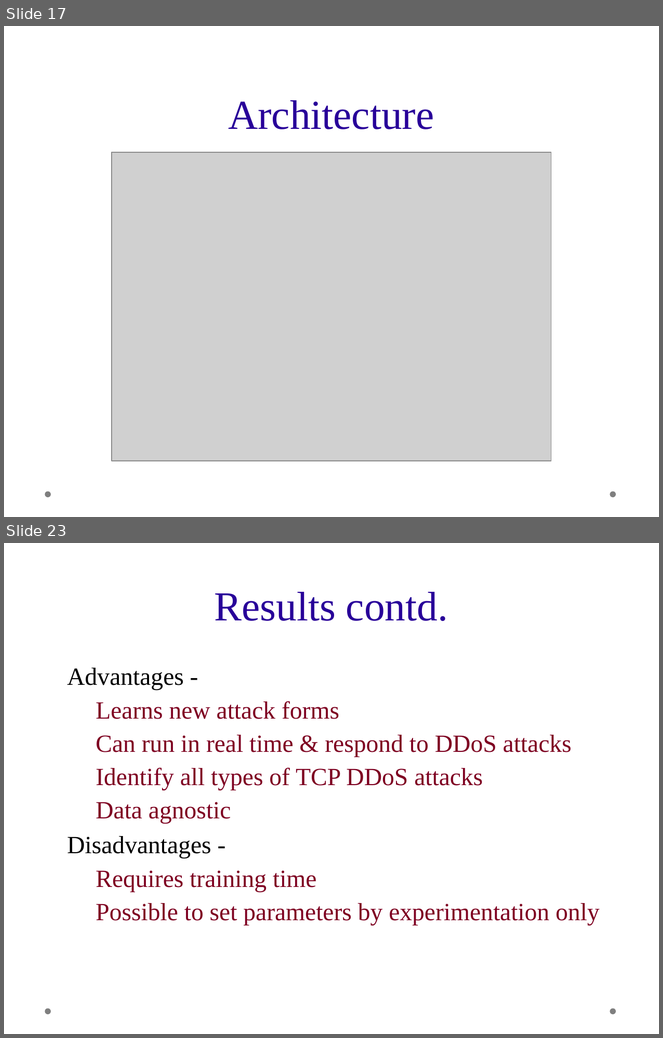
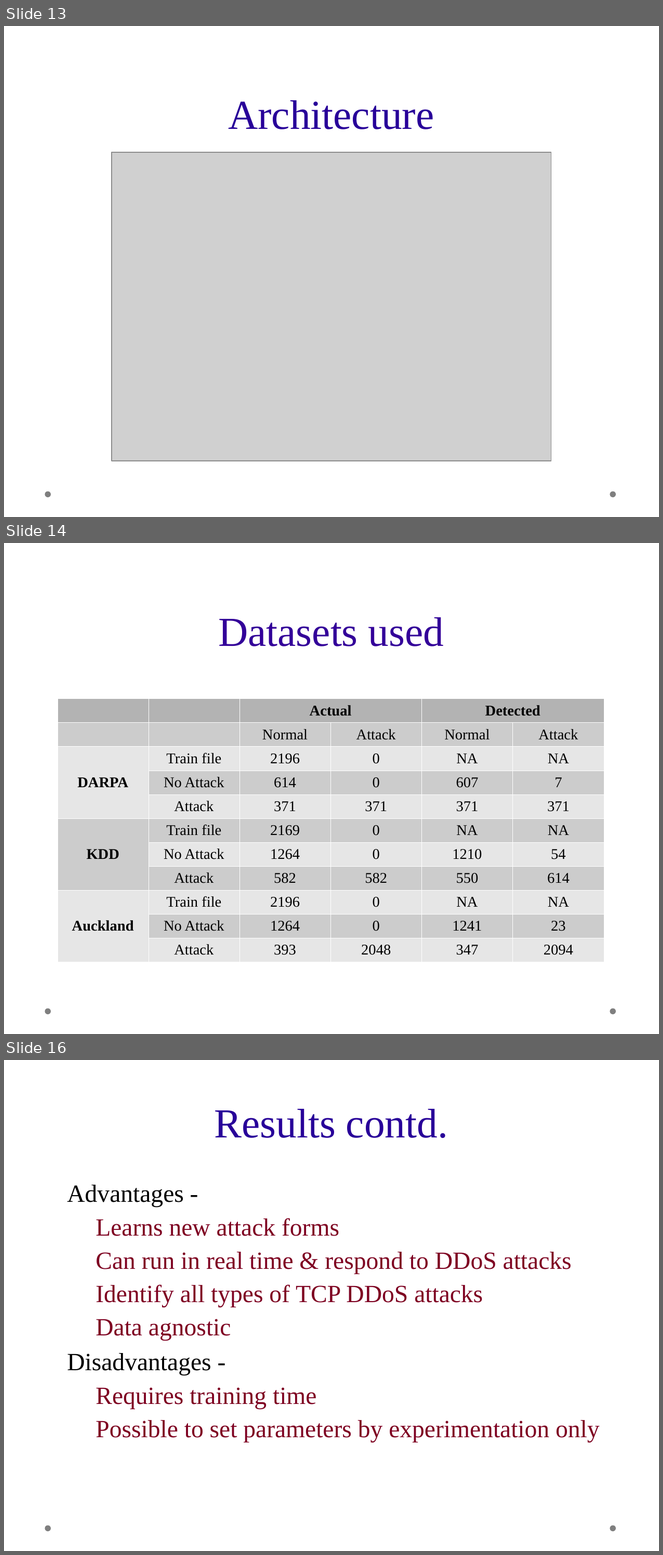
Before and after one commit to mahidharc/drdo.ids, a slide deck: presentation.odp. Shown one above the other, each under a label of ours: slides 17 and 23 before the commit, slides 13, 14 and 16 after it; the slides between them are not shown. The pictures are 663x1038 and 663x1555 pixels, drawn with LibreOffice and Linux fonts; fonts in the diff are those of the drawing; grey boxes stand for pictures; background and template pictures are left out. Boxes give left, top, right and bottom in pixels: in the first picture for what was removed or moved away, otherwise in the second. Text is boxed around its words. In the diff, an @@ line names an element or a change of style, - is before the commit and + after.

```diff
--- a/presentation.odp
+++ b/presentation.odp
@@ slide 14 added at <box>4,543,659,1034</box>, background picture (left out); not listed: 2 template elements that a slide beside it also shows @@
@@ title added at <box>218,617,444,646</box>, 50 pt, text #330099 @@
+Datasets used
@@ table added at <box>58,699,604,961</box>, 11 rows, 6 columns @@
+ |  | Actual |  | Detected | 
+ |  | Normal | Attack | Normal | Attack
+DARPA | Train file | 2196 | 0 | NA | NA
+ | No Attack | 614 | 0 | 607 | 7
+ | Attack | 371 | 371 | 371 | 371
+KDD | Train file | 2169 | 0 | NA | NA
+ | No Attack | 1264 | 0 | 1210 | 54
+ | Attack | 582 | 582 | 550 | 614
+Auckland | Train file | 2196 | 0 | NA | NA
+ | No Attack | 1264 | 0 | 1241 | 23
+ | Attack | 393 | 2048 | 347 | 2094
@@ what was slide 17 is now slide 13 @@
@@ what was slide 23 is now slide 16 @@
```
Also in this commit, not shown: 2 slides changed, 1 other slide added, 10 slides removed.
